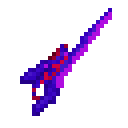
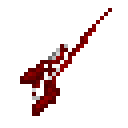
Revision of a layered 128×128 image; what changed, layer by layer:
added layer "Calque #5" (overlay) in group "Groupe de calques" over (20, 8, 112, 116)
added layer "Calque #4" (overlay) in group "Groupe de calques" over (20, 8, 112, 116)
"Calque #2": opacity 100% → 48%, painted on it over (20, 8, 112, 116)
painted on "Calque #1" over (32, 44, 68, 100)
added layer "Copie de Copie de Calque" (overlay) in group "Groupe de calques" over (44, 12, 112, 88)
"Copie de Calque": blend hue → color, painted on it over (44, 12, 112, 88)
